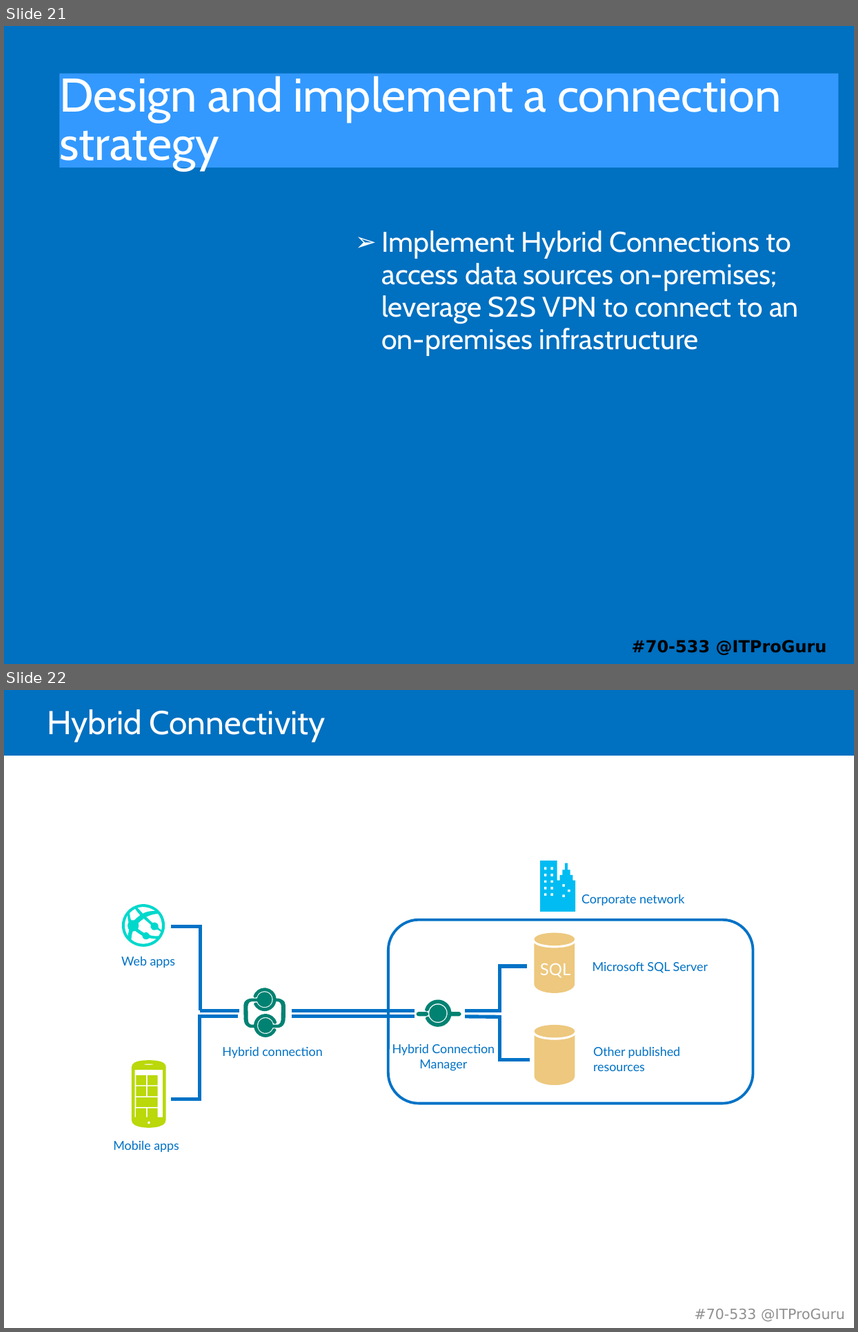
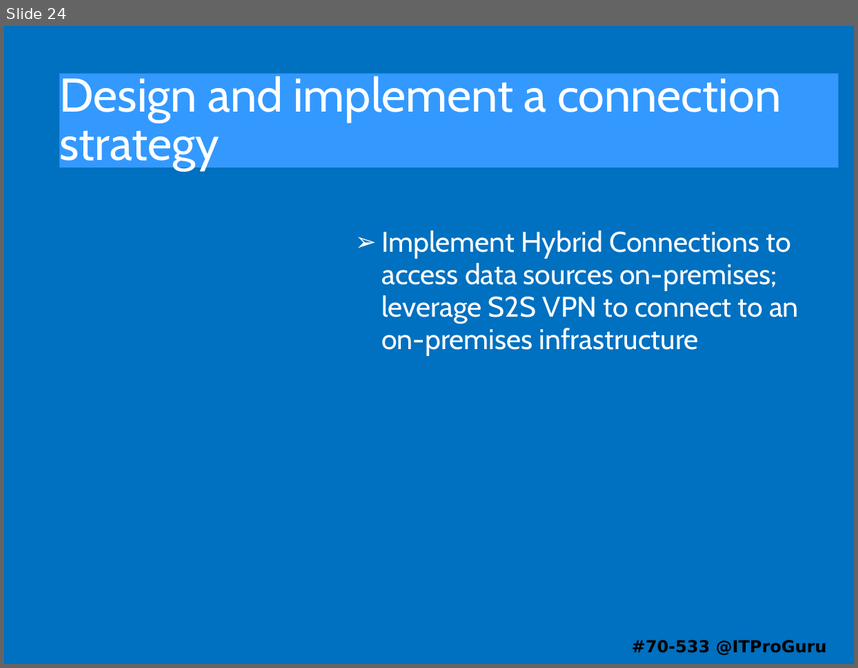
Before and after one commit to guruskill/70-533, a slide deck: 70-533-04-Network.pptx. Shown one above the other, each under a label of ours: slides 21 and 22 before the commit, slide 24 after it. The pictures are 858x1332 and 858x668 pixels, drawn with LibreOffice and Linux fonts; fonts in the diff are those of the drawing. Boxes give left, top, right and bottom in pixels: in the first picture for what was removed or moved away, otherwise in the second. Text is boxed around its words. In the diff, an @@ line names an element or a change of style, - is before the commit and + after.

Commit message:
Networking changes

```diff
--- a/70-533-04-Network.pptx
+++ b/70-533-04-Network.pptx
@@ slide 22 removed at (4,690,854,1328), background #FFFFFF @@
@@ rectangle removed at (4,690,854,756) @@
@@ title removed at (47,709,326,742) @@
-Hybrid Connectivity
@@ group removed at (113,861,753,1152): 15 freeform shapes, 14 lines, 8 texts, 2 ellipses, 2 rectangles, 1 rounded rectangle @@
-SQL
-Corporate network
-Microsoft SQL Server
-Other published resources
-Hybrid Connection Manager
-Hybrid connection
-Mobile apps
-Web apps
@@ text removed at (695,1308,845,1321) @@
-#70-533 @ITProGuru
@@ what was slide 21 is now slide 24 @@
```
Also in this commit, not shown: 4 slides changed, 7 slides added, 6 other slides removed.
